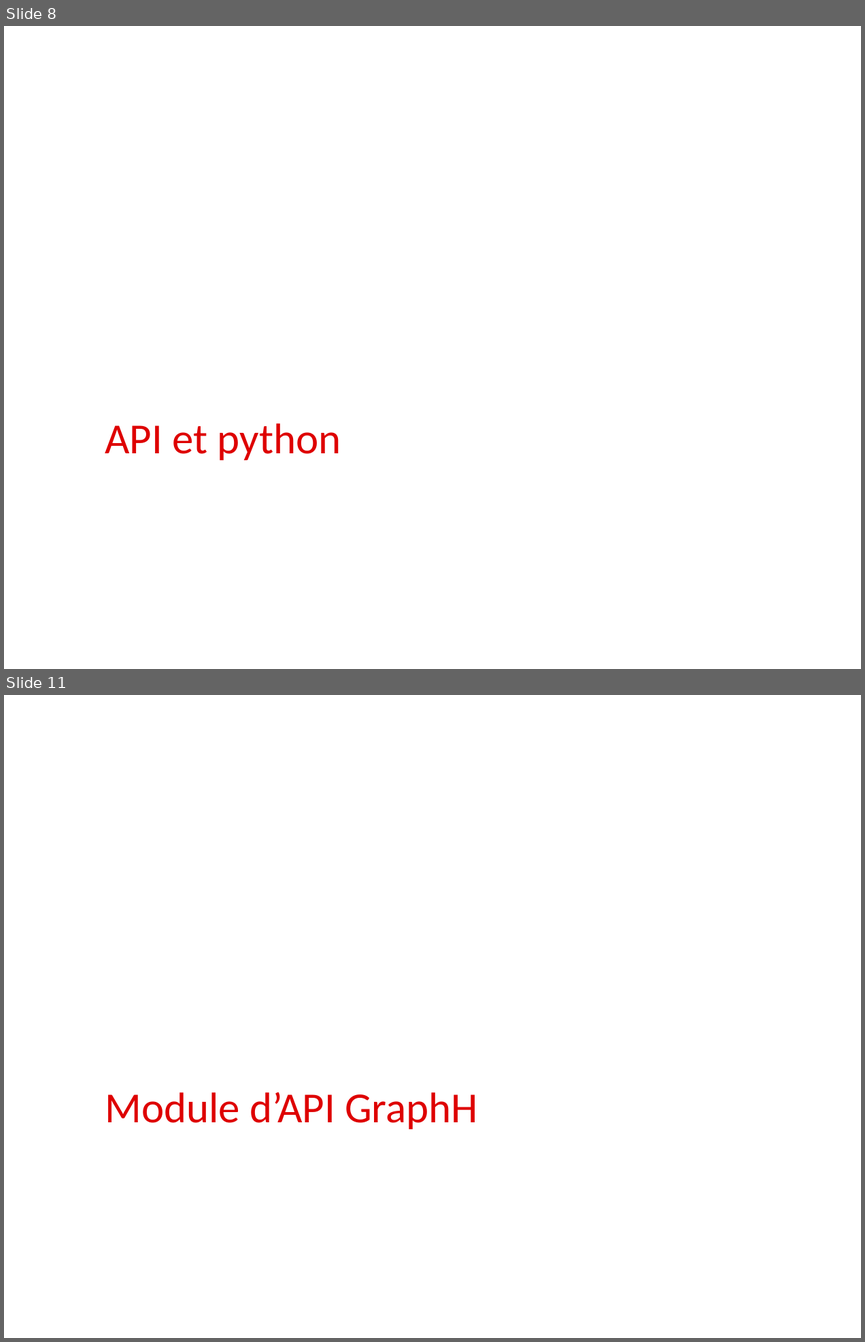
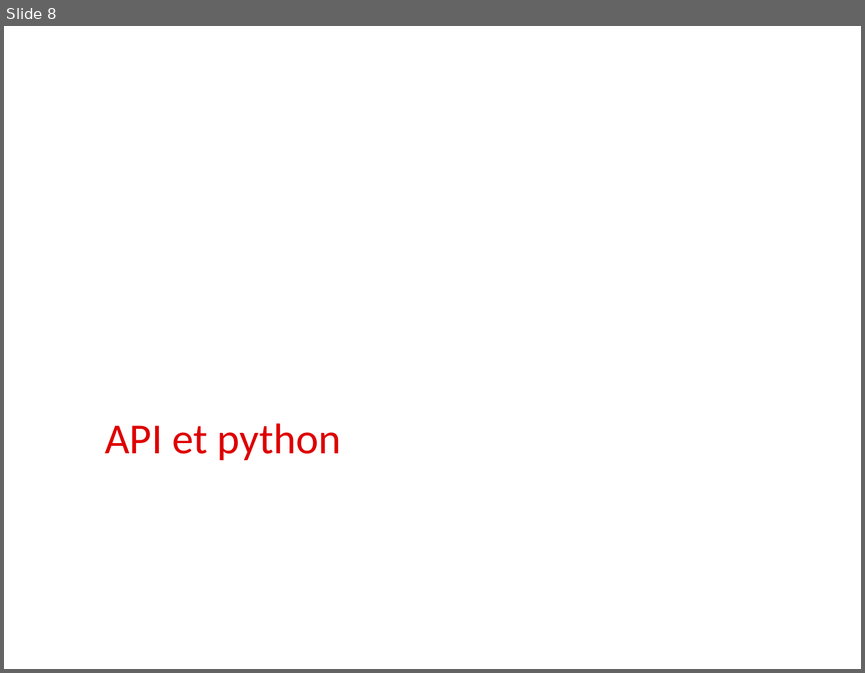
Before and after one commit to alemaitr/python_opendata_l2, a slide deck: cours3.pptx. Shown one above the other, each under a label of ours: slides 8 and 11 before the commit, slide 8 after it; the slides between them are not shown. The pictures are 865x1342 and 865x673 pixels, drawn with LibreOffice and Linux fonts; fonts in the diff are those of the drawing; background and template pictures are left out. Boxes give left, top, right and bottom in pixels: in the first picture for what was removed or moved away, otherwise in the second. Text is boxed around its words. In the diff, an @@ line names an element or a change of style, - is before the commit and + after.

```diff
--- a/cours3.pptx
+++ b/cours3.pptx
@@ slide 11 removed at (x1=4, y1=695, x2=861, y2=1338), background #FFFFFF @@
@@ title removed at (x1=105, y1=1091, x2=478, y2=1129) @@
-Module d’API GraphH
```
Also in this commit, not shown: 4 slides changed, 4 slides added, 5 other slides removed, 1 other file.
